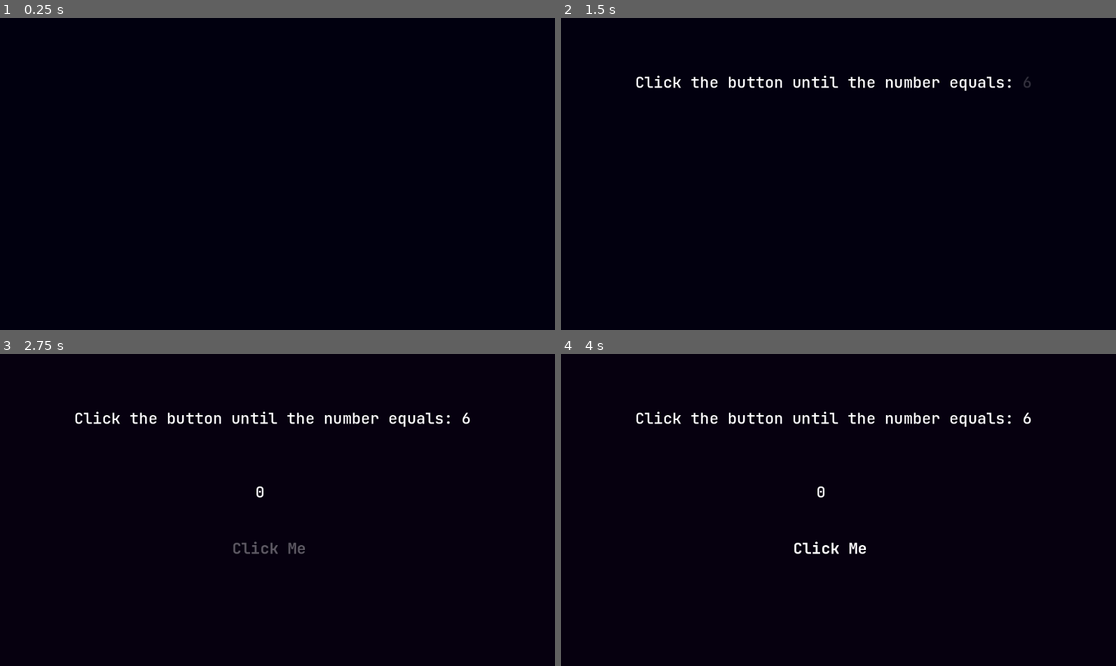
Above: before the commit, frames 1-4 (two rows, left to right).
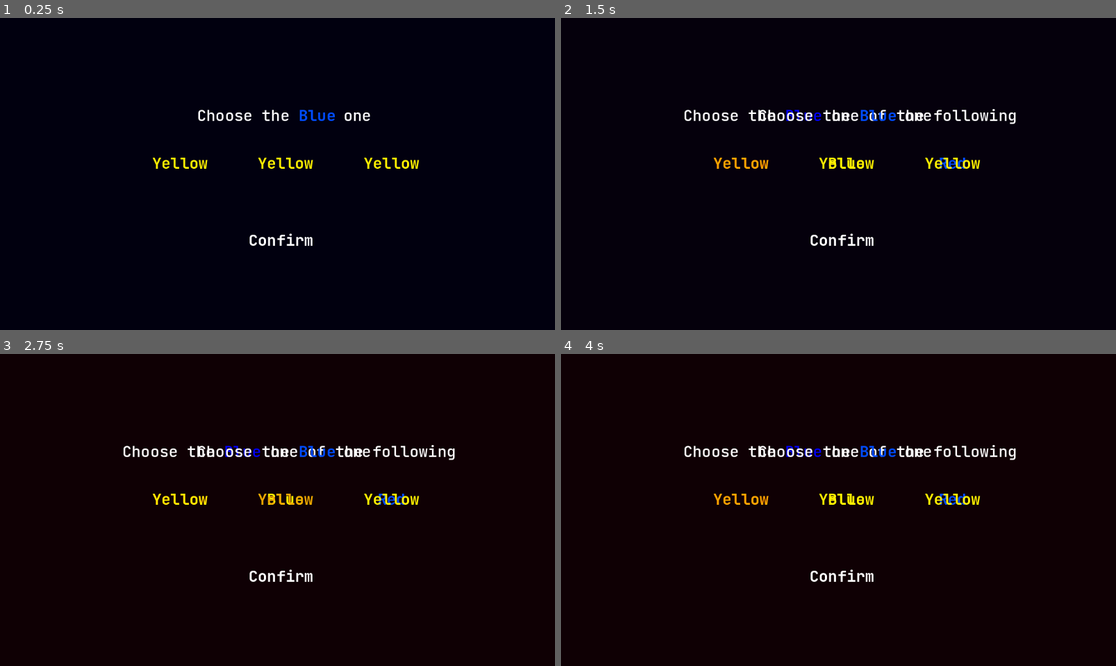
Above: after the commit, the same moments.

Repository: Ali-Wahbi/DTJ36-Theme-Random
Game: Godot game, scene res://Scenes/mainScene.tscn
The game is run twice, just before and just after one commit, with the same random seed, the same clock (stepped at 60 frames per second) and the same inputs.
Inputs (mouse positions are in pixels of both pictures, inside the frame that each line leads up to):
- Up to frame 1 (0.25 s): no input
- Up to frame 2 (1.5 s): click (877, 114) at 0.5 s, where only the run after the commit has a clickable "Blue"; click (738, 164) at 1.25 s, where only the run after the commit has a clickable "Yellow"
- Up to frame 3 (2.75 s): click (283, 500) at 2 s, where only the run after the commit has a clickable "Blue"
- Up to frame 4 (4 s): click (955, 500) at 2.75 s, where only the run after the commit has a clickable "Red"; click (738, 500) at 3.5 s, where only the run after the commit has a clickable "Yellow"

The runs differ from the first frame. In frame 1, 1.2% of the frame differs, in the area x 27-76%, y 29-74%; in frame 2, 2.9%; in frame 3, 3.2%; in frame 4, 3.2%, in the area x 13-85%, y 18-74%.

Commit message:
fourth and fifth challenges

Diff:
--- a/dtj36Random/Scenes/mainScene.tscn
+++ b/dtj36Random/Scenes/mainScene.tscn
@@ -15,12 +15,17 @@
 [ext_resource type="Texture2D" uid="uid://g52gdoxqbl78" path="res://Assets/Faces/REFLECTION-TEXT1.PNG" id="12_v2gni"]
 [ext_resource type="Script" uid="uid://ccwhr3gfugqlf" path="res://Scripts/title.gd" id="14_0bgj2"]
 [ext_resource type="Script" uid="uid://dbagrinubyeyy" path="res://Scripts/third_challenge.gd" id="15_oy1pr"]
-
-[node name="Main" type="Node2D" node_paths=PackedStringArray("challengeOne", "challengeTwo", "challengeThree", "title", "bg")]
+[ext_resource type="Script" uid="uid://cbvctah1vda0n" path="res://Scripts/fourth_challenge.gd" id="16_uu6ay"]
+[ext_resource type="Script" uid="uid://cnt2v7l85jmht" path="res://Scripts/fifth_challenge.gd" id="17_08630"]
+[ext_resource type="Script" uid="uid://cwqdroy74qc70" path="res://Scripts/sixth_challenge.gd" id="18_4djc3"]
+
+[node name="Main" type="Node2D" node_paths=PackedStringArray("challengeOne", "challengeTwo", "challengeThree", "challengeFour", "challengeFive", "title", "bg")]
 script = ExtResource("1_m8nr8")
 challengeOne = NodePath("FirstChallenge")
 challengeTwo = NodePath("SecondChallenge")
 challengeThree = NodePath("ThirdChallenge")
+challengeFour = NodePath("FourthChallenge")
+challengeFive = NodePath("FifthChallenge")
 title = NodePath("Title")
 bg = NodePath("Control/ColorRect")
 challengeOneBG = Color(0.023529412, 0, 0.05882353, 1)
@@ -35,7 +40,6 @@
 titleDelay = 0.9
 
 [node name="CanvasLayer" type="CanvasLayer" parent="."]
-visible = false
 
 [node name="Control" type="Control" parent="."]
 layout_mode = 3
@@ -59,6 +63,7 @@
 color = Color(0.003999996, 0, 0.06, 1)
 
 [node name="FirstChallenge" type="Node2D" parent="." node_paths=PackedStringArray("numberLabel", "showLabel", "resultLabel", "objectToShow")]
+visible = false
 script = ExtResource("1_hewda")
 numberLabel = NodePath("Control/GameLabel-Number")
 showLabel = NodePath("Control/GameLabel-Number2")
@@ -302,6 +307,292 @@
 text = "     "
 horizontal_alignment = 1
 
+[node name="FourthChallenge" type="Node2D" parent="." node_paths=PackedStringArray("gameLabel", "redButton", "yellowButton", "blueButton", "confirmButton", "resultLabel")]
+visible = false
+script = ExtResource("16_uu6ay")
+gameLabel = NodePath("Control2/GameLabel")
+redButton = NodePath("Control2/HBoxContainer/red")
+yellowButton = NodePath("Control2/HBoxContainer/yellow")
+blueButton = NodePath("Control2/HBoxContainer/blue")
+confirmButton = NodePath("Control2/VBoxContainer/GameButton4")
+resultLabel = NodePath("Control2/VBoxContainer/resultLabel")
+
+[node name="Control2" type="Control" parent="FourthChallenge"]
+layout_mode = 3
+anchors_preset = 15
+anchor_right = 1.0
+anchor_bottom = 1.0
+offset_right = 1158.0
+offset_bottom = 657.0
+grow_horizontal = 2
+grow_vertical = 2
+
+[node name="GameLabel" parent="FourthChallenge/Control2" instance=ExtResource("1_2c717")]
+layout_mode = 0
+offset_left = 254.0
+offset_top = 181.0
+offset_right = 927.0
+offset_bottom = 224.0
+text = "Choose the [color=blue]Blue[/color] one of the following"
+scroll_active = false
+
+[node name="HBoxContainer" type="HBoxContainer" parent="FourthChallenge/Control2"]
+layout_mode = 0
+offset_left = 266.0
+offset_top = 269.0
+offset_right = 921.0
+offset_bottom = 335.0
+
+[node name="red" parent="FourthChallenge/Control2/HBoxContainer" instance=ExtResource("2_ly6xb")]
+layout_mode = 2
+size_flags_horizontal = 3
+theme_override_colors/font_color = Color(1, 0, 0, 1)
+theme_override_colors/font_focus_color = Color(1, 0.089999974, 0.089999974, 1)
+theme_override_colors/font_pressed_color = Color(0.84, 0, 0, 1)
+theme_override_colors/font_hover_color = Color(1, 0.09019608, 0.09019608, 1)
+theme_override_colors/font_hover_pressed_color = Color(0.8392157, 0, 0, 1)
+text = "Yellow"
+
+[node name="yellow" parent="FourthChallenge/Control2/HBoxContainer" instance=ExtResource("2_ly6xb")]
+layout_mode = 2
+size_flags_horizontal = 3
+theme_override_colors/font_color = Color(1, 0.9490196, 0, 1)
+theme_override_colors/font_focus_color = Color(1, 1, 0.14999998, 1)
+theme_override_colors/font_pressed_color = Color(1, 0.85333335, 0.120000005, 1)
+theme_override_colors/font_hover_color = Color(0.95, 0.66499996, 0, 1)
+theme_override_colors/font_hover_pressed_color = Color(0.73, 0.65700006, 0, 1)
+text = "Blue"
+
+[node name="blue" parent="FourthChallenge/Control2/HBoxContainer" instance=ExtResource("2_ly6xb")]
+layout_mode = 2
+size_flags_horizontal = 3
+theme_override_colors/font_color = Color(0, 0.29999995, 1, 1)
+theme_override_colors/font_focus_color = Color(0.05533328, 0, 0.83, 1)
+theme_override_colors/font_pressed_color = Color(0, 0.5999999, 1, 1)
+theme_override_colors/font_hover_color = Color(0, 0.7599997, 0.95, 1)
+theme_override_colors/font_hover_pressed_color = Color(0, 0.5, 1, 1)
+text = "Red"
+
+[node name="VBoxContainer" type="VBoxContainer" parent="FourthChallenge/Control2"]
+layout_mode = 0
+offset_left = 439.0
+offset_top = 391.0
+offset_right = 727.0
+offset_bottom = 580.0
+
+[node name="GameButton4" parent="FourthChallenge/Control2/VBoxContainer" instance=ExtResource("2_ly6xb")]
+layout_mode = 2
+size_flags_horizontal = 3
+size_flags_vertical = 3
+text = "Confirm"
+
+[node name="resultLabel" parent="FourthChallenge/Control2/VBoxContainer" instance=ExtResource("1_2c717")]
+layout_mode = 2
+text = "     "
+horizontal_alignment = 1
+
+[node name="FifthChallenge" type="Node2D" parent="." node_paths=PackedStringArray("gameLabel", "redButton", "yellowButton", "blueButton", "confirmButton", "resultLabel", "realChallengeLabel")]
+visible = false
+script = ExtResource("17_08630")
+gameLabel = NodePath("Control2/GameLabel")
+redButton = NodePath("Control2/HBoxContainer/yellow")
+yellowButton = NodePath("Control2/HBoxContainer/yellow2")
+blueButton = NodePath("Control2/HBoxContainer/yellow3")
+confirmButton = NodePath("Control2/VBoxContainer/GameButton4")
+resultLabel = NodePath("Control2/VBoxContainer/resultLabel")
+realChallengeLabel = NodePath("Control2/Challenge")
+
+[node name="Control2" type="Control" parent="FifthChallenge"]
+layout_mode = 3
+anchors_preset = 15
+anchor_right = 1.0
+anchor_bottom = 1.0
+offset_right = 1158.0
+offset_bottom = 657.0
+grow_horizontal = 2
+grow_vertical = 2
+
+[node name="Challenge" parent="FifthChallenge/Control2" instance=ExtResource("1_2c717")]
+modulate = Color(1, 1, 1, 0)
+layout_mode = 0
+offset_left = 19.0
+offset_top = 132.0
+offset_right = 1186.0
+offset_bottom = 472.0
+theme_override_font_sizes/normal_font_size = 128
+text = "The Real
+Challenge is..."
+horizontal_alignment = 1
+
+[node name="GameLabel" parent="FifthChallenge/Control2" instance=ExtResource("1_2c717")]
+layout_mode = 0
+offset_left = 254.0
+offset_top = 181.0
+offset_right = 927.0
+offset_bottom = 224.0
+text = "Choose the most Yellow-ish one"
+scroll_active = false
+horizontal_alignment = 1
+
+[node name="HBoxContainer" type="HBoxContainer" parent="FifthChallenge/Control2"]
+layout_mode = 0
+offset_left = 266.0
+offset_top = 269.0
+offset_right = 921.0
+offset_bottom = 335.0
+
+[node name="yellow" parent="FifthChallenge/Control2/HBoxContainer" instance=ExtResource("2_ly6xb")]
+layout_mode = 2
+size_flags_horizontal = 3
+theme_override_colors/font_color = Color(1, 0.9490196, 0, 1)
+theme_override_colors/font_focus_color = Color(1, 1, 0.14999998, 1)
+theme_override_colors/font_pressed_color = Color(1, 0.85333335, 0.120000005, 1)
+theme_override_colors/font_hover_color = Color(0.95, 0.66499996, 0, 1)
+theme_override_colors/font_hover_pressed_color = Color(0.73, 0.65700006, 0, 1)
+text = "Yellow"
+
+[node name="yellow2" parent="FifthChallenge/Control2/HBoxContainer" instance=ExtResource("2_ly6xb")]
+layout_mode = 2
+size_flags_horizontal = 3
+theme_override_colors/font_color = Color(1, 0.9490196, 0, 1)
+theme_override_colors/font_focus_color = Color(1, 1, 0.14999998, 1)
+theme_override_colors/font_pressed_color = Color(1, 0.85333335, 0.120000005, 1)
+theme_override_colors/font_hover_color = Color(0.95, 0.66499996, 0, 1)
+theme_override_colors/font_hover_pressed_color = Color(0.73, 0.65700006, 0, 1)
+text = "Yellow"
+
+[node name="yellow3" parent="FifthChallenge/Control2/HBoxContainer" instance=ExtResource("2_ly6xb")]
+layout_mode = 2
+size_flags_horizontal = 3
+theme_override_colors/font_color = Color(1, 0.9490196, 0, 1)
+theme_override_colors/font_focus_color = Color(1, 1, 0.14999998, 1)
+theme_override_colors/font_pressed_color = Color(1, 0.85333335, 0.120000005, 1)
+theme_override_colors/font_hover_color = Color(0.95, 0.66499996, 0, 1)
+theme_override_colors/font_hover_pressed_color = Color(0.73, 0.65700006, 0, 1)
+text = "Yellow"
+
+[node name="VBoxContainer" type="VBoxContainer" parent="FifthChallenge/Control2"]
+layout_mode = 0
+offset_left = 439.0
+offset_top = 391.0
+offset_right = 727.0
+offset_bottom = 580.0
+
+[node name="GameButton4" parent="FifthChallenge/Control2/VBoxContainer" instance=ExtResource("2_ly6xb")]
+layout_mode = 2
+size_flags_horizontal = 3
+size_flags_vertical = 3
+text = "Confirm"
+
+[node name="resultLabel" parent="FifthChallenge/Control2/VBoxContainer" instance=ExtResource("1_2c717")]
+layout_mode = 2
+text = "     "
+horizontal_alignment = 1
+
+[node name="SixthChallenge" type="Node2D" parent="."]
+script = ExtResource("18_4djc3")
+
+[node name="Control2" type="Control" parent="SixthChallenge"]
+layout_mode = 3
+anchors_preset = 15
+anchor_right = 1.0
+anchor_bottom = 1.0
+offset_right = 1158.0
+offset_bottom = 657.0
+grow_horizontal = 2
+grow_vertical = 2
+
+[node name="Challenge" parent="SixthChallenge/Control2" instance=ExtResource("1_2c717")]
+modulate = Color(1, 1, 1, 0)
+layout_mode = 0
+offset_left = 19.0
+offset_top = 132.0
+offset_right = 1186.0
+offset_bottom = 472.0
+theme_override_font_sizes/normal_font_size = 128
+text = "The Real
+Challenge is..."
+horizontal_alignment = 1
+
+[node name="GameLabel" parent="SixthChallenge/Control2" instance=ExtResource("1_2c717")]
+layout_mode = 0
+offset_left = 254.0
+offset_top = 181.0
+offset_right = 927.0
+offset_bottom = 224.0
+text = "Choose the 		one"
+scroll_active = false
+horizontal_alignment = 1
+
+[node name="Correct" parent="SixthChallenge/Control2" instance=ExtResource("2_ly6xb")]
+layout_mode = 0
+offset_left = 607.0
+offset_top = 181.0
+offset_right = 711.0
+offset_bottom = 224.0
+size_flags_horizontal = 3
+theme_override_colors/font_color = Color(0, 0.29999995, 1, 1)
+theme_override_colors/font_focus_color = Color(0.05533328, 0, 0.83, 1)
+theme_override_colors/font_pressed_color = Color(0, 0.5999999, 1, 1)
+theme_override_colors/font_hover_color = Color(0, 0.7599997, 0.95, 1)
+theme_override_colors/font_hover_pressed_color = Color(0, 0.5, 1, 1)
+text = "Blue"
+
+[node name="HBoxContainer" type="HBoxContainer" parent="SixthChallenge/Control2"]
+layout_mode = 0
+offset_left = 266.0
+offset_top = 269.0
+offset_right = 921.0
+offset_bottom = 335.0
+
+[node name="left" parent="SixthChallenge/Control2/HBoxContainer" instance=ExtResource("2_ly6xb")]
+layout_mode = 2
+size_flags_horizontal = 3
+theme_override_colors/font_color = Color(1, 0.9490196, 0, 1)
+theme_override_colors/font_focus_color = Color(1, 1, 0.14999998, 1)
+theme_override_colors/font_pressed_color = Color(1, 0.85333335, 0.120000005, 1)
+theme_override_colors/font_hover_color = Color(0.95, 0.66499996, 0, 1)
+theme_override_colors/font_hover_pressed_color = Color(0.73, 0.65700006, 0, 1)
+text = "Yellow"
+
+[node name="mid" parent="SixthChallenge/Control2/HBoxContainer" instance=ExtResource("2_ly6xb")]
+layout_mode = 2
+size_flags_horizontal = 3
+theme_override_colors/font_color = Color(1, 0.9490196, 0, 1)
+theme_override_colors/font_focus_color = Color(1, 1, 0.14999998, 1)
+theme_override_colors/font_pressed_color = Color(1, 0.85333335, 0.120000005, 1)
+theme_override_colors/font_hover_color = Color(0.95, 0.66499996, 0, 1)
+theme_override_colors/font_hover_pressed_color = Color(0.73, 0.65700006, 0, 1)
+text = "Yellow"
+
+[node name="right" parent="SixthChallenge/Control2/HBoxContainer" instance=ExtResource("2_ly6xb")]
+layout_mode = 2
+size_flags_horizontal = 3
+theme_override_colors/font_color = Color(1, 0.9490196, 0, 1)
+theme_override_colors/font_focus_color = Color(1, 1, 0.14999998, 1)
+theme_override_colors/font_pressed_color = Color(1, 0.85333335, 0.120000005, 1)
+theme_override_colors/font_hover_color = Color(0.95, 0.66499996, 0, 1)
+theme_override_colors/font_hover_pressed_color = Color(0.73, 0.65700006, 0, 1)
+text = "Yellow"
+
+[node name="VBoxContainer" type="VBoxContainer" parent="SixthChallenge/Control2"]
+layout_mode = 0
+offset_left = 439.0
+offset_top = 391.0
+offset_right = 727.0
+offset_bottom = 580.0
+
+[node name="GameButton4" parent="SixthChallenge/Control2/VBoxContainer" instance=ExtResource("2_ly6xb")]
+layout_mode = 2
+size_flags_horizontal = 3
+size_flags_vertical = 3
+text = "Confirm"
+
+[node name="resultLabel" parent="SixthChallenge/Control2/VBoxContainer" instance=ExtResource("1_2c717")]
+layout_mode = 2
+text = "     "
+horizontal_alignment = 1
+
 [connection signal="pressed" from="FirstChallenge/Control/GameButton" to="FirstChallenge" method="_on_game_button_pressed"]
 [connection signal="value_changed" from="SecondChallenge/Control/HSlider" to="SecondChallenge" method="_on_h_slider_value_changed"]
 [connection signal="pressed" from="SecondChallenge/Control/GameButton" to="SecondChallenge" method="_on_game_button_pressed"]
@@ -309,3 +600,13 @@
 [connection signal="pressed" from="ThirdChallenge/Control2/HBoxContainer/yellow" to="ThirdChallenge" method="_on_yellow_pressed"]
 [connection signal="pressed" from="ThirdChallenge/Control2/HBoxContainer/blue" to="ThirdChallenge" method="_on_blue_pressed"]
 [connection signal="pressed" from="ThirdChallenge/Control2/VBoxContainer/GameButton4" to="ThirdChallenge" method="_on_game_button_4_pressed"]
+[connection signal="pressed" from="FourthChallenge/Control2/HBoxContainer/red" to="FourthChallenge" method="_on_red_pressed"]
+[connection signal="pressed" from="FourthChallenge/Control2/HBoxContainer/yellow" to="FourthChallenge" method="_on_yellow_pressed"]
+[connection signal="pressed" from="FourthChallenge/Control2/HBoxContainer/blue" to="FourthChallenge" method="_on_blue_pressed"]
+[connection signal="pressed" from="FourthChallenge/Control2/VBoxContainer/GameButton4" to="FourthChallenge" method="_on_game_button_4_pressed"]
+[connection signal="pressed" from="FifthChallenge/Control2/HBoxContainer/yellow" to="FifthChallenge" method="_on_yellow_left_pressed"]
+[connection signal="pressed" from="FifthChallenge/Control2/HBoxContainer/yellow2" to="FifthChallenge" method="_on_yellow_mid_pressed"]
+[connection signal="pressed" from="FifthChallenge/Control2/HBoxContainer/yellow3" to="FifthChallenge" method="_on_yellow_right_pressed"]
+[connection signal="pressed" from="FifthChallenge/Control2/VBoxContainer/GameButton4" to="FifthChallenge" method="_on_game_button_4_pressed"]
+[connection signal="pressed" from="SixthChallenge/Control2/Correct" to="SixthChallenge" method="_on_correct_pressed"]
+[connection signal="pressed" from="SixthChallenge/Control2/VBoxContainer/GameButton4" to="SixthChallenge" method="_on_game_button_4_pressed"]
--- /dev/null
+++ b/dtj36Random/Scripts/fifth_challenge.gd
@@ -0,0 +1,109 @@
+extends Node2D
+
+signal challengeIsDone
+signal allObjectsHidden
+
+@export var gameLabel: RichTextLabel
+@export var redButton: Button
+@export var yellowButton: Button
+@export var blueButton: Button
+@export var confirmButton: Button
+@export var resultLabel: RichTextLabel
+@export var realChallengeLabel: RichTextLabel
+
+@export var showDelay: float = 0.25
+
+var isChallengeDone: bool = false
+# Called when the node enters the scene tree for the first time.
+func _ready() -> void:
+	hideAllObjects(false, 0)
+	# showAllObjects()
+
+
+func _create_timer(time: float = 0) -> Signal:
+	return get_tree().create_timer(time).timeout
+
+func showAllObjects() -> void:
+	var duration = 0.25
+
+	gameLabel.visible = true
+	await tweenFade(gameLabel, 0, 1, duration + showDelay)
+
+	redButton.visible = true
+	yellowButton.visible = true
+	blueButton.visible = true
+	tweenFade(redButton, 0, 1, duration + showDelay)
+	tweenFade(yellowButton, 0, 1, duration + showDelay)
+	tweenFade(blueButton, 0, 1, duration + showDelay)
+
+
+func hideAllObjects(lastLabelInclude: bool = false, duration: float = 0.5) -> void:
+	tweenFade(gameLabel, 1, 0, duration)
+	tweenFade(redButton, 1, 0, duration)
+	tweenFade(yellowButton, 1, 0, duration)
+	tweenFade(blueButton, 1, 0, duration)
+	tweenFade(confirmButton, 1, 0, duration)
+
+	var addedTime: int = 0
+	if lastLabelInclude:
+		addedTime = 1
+		tweenFade(resultLabel, 1, 0, duration)
+
+	await _create_timer(duration * (5 + addedTime))
+	gameLabel.visible = false
+	redButton.visible = false
+	yellowButton.visible = false
+	blueButton.visible = false
+	confirmButton.visible = false
+	resultLabel.visible = false
+	realChallengeLabel.visible = false
+
+	allObjectsHidden.emit()
+
+
+func tweenFade(object: CanvasItem, from: float, to: float, duration: float) -> Signal:
+	var tween = create_tween().set_ease(Tween.EASE_IN_OUT).set_trans(Tween.TRANS_CUBIC)
+	object.modulate.a = from
+	tween.tween_property(object, "modulate:a", to, duration)
+	return tween.finished
+
+var isCorrectSelected: bool = false
+
+func _on_yellow_right_pressed() -> void:
+	isCorrectSelected = false
+	resultLabel.text = "Nop!"
+	showConfirmButton()
+
+func _on_yellow_left_pressed() -> void:
+	isCorrectSelected = true
+	showConfirmButton()
+
+func _on_yellow_mid_pressed() -> void:
+	isCorrectSelected = false
+	resultLabel.text = "Not this one"
+	showConfirmButton()
+
+func _on_game_button_4_pressed() -> void:
+	if isCorrectSelected:
+		resultLabel.text = "Correct!"
+		challengeIsDone.emit()
+		isChallengeDone = true
+
+	if not resultLabel.visible:
+		resultLabel.visible = true
+		tweenFade(resultLabel, 0, 1, 0.7)
+
+
+func showConfirmButton():
+	if confirmButton.visible or isChallengeDone:
+		return
+	confirmButton.visible = true
+	tweenFade(confirmButton, 0, 1, (0.5 + showDelay))
+
+func showFinalLabel():
+	realChallengeLabel.visible = true
+	tweenFade(realChallengeLabel, 0, 1, 0.2)
+
+func hideFinalLabel():
+	await tweenFade(realChallengeLabel, 1, 0, 0.2)
+	realChallengeLabel.visible = false
--- /dev/null
+++ b/dtj36Random/Scripts/fourth_challenge.gd
@@ -0,0 +1,102 @@
+extends Node2D
+
+signal challengeIsDone
+signal allObjectsHidden
+
+@export var gameLabel: RichTextLabel
+@export var redButton: Button
+@export var yellowButton: Button
+@export var blueButton: Button
+@export var confirmButton: Button
+@export var resultLabel: RichTextLabel
+
+
+@export var showDelay: float = 0.25
+
+var isChallengeDone: bool = false
+# Called when the node enters the scene tree for the first time.
+func _ready() -> void:
+	hideAllObjects(false, 0)
+	# showAllObjects()
+
+
+func _create_timer(time: float = 0) -> Signal:
+	return get_tree().create_timer(time).timeout
+
+func showAllObjects() -> void:
+	var duration = 0.25
+
+	gameLabel.visible = true
+	await tweenFade(gameLabel, 0, 1, duration + showDelay)
+
+	redButton.visible = true
+	yellowButton.visible = true
+	blueButton.visible = true
+	tweenFade(redButton, 0, 1, duration + showDelay)
+	tweenFade(yellowButton, 0, 1, duration + showDelay)
+	tweenFade(blueButton, 0, 1, duration + showDelay)
+
+
+func hideAllObjects(lastLabelInclude: bool = false, duration: float = 0.5) -> void:
+	tweenFade(gameLabel, 1, 0, duration)
+	tweenFade(redButton, 1, 0, duration)
+	tweenFade(yellowButton, 1, 0, duration)
+	tweenFade(blueButton, 1, 0, duration)
+	tweenFade(confirmButton, 1, 0, duration)
+
+	var addedTime: int = 0
+	if lastLabelInclude:
+		addedTime = 1
+		tweenFade(resultLabel, 1, 0, duration)
+
+	await _create_timer(duration * (5 + addedTime))
+	gameLabel.visible = false
+	redButton.visible = false
+	yellowButton.visible = false
+	blueButton.visible = false
+	confirmButton.visible = false
+	resultLabel.visible = false
+
+	allObjectsHidden.emit()
+
+
+func tweenFade(object: CanvasItem, from: float, to: float, duration: float) -> Signal:
+	var tween = create_tween().set_ease(Tween.EASE_IN_OUT).set_trans(Tween.TRANS_CUBIC)
+	object.modulate.a = from
+	tween.tween_property(object, "modulate:a", to, duration)
+	return tween.finished
+
+var isCorrectSelected: bool = false
+
+
+func _on_blue_pressed() -> void:
+	isCorrectSelected = false
+	showConfirmButton()
+
+
+func _on_yellow_pressed() -> void:
+	isCorrectSelected = true
+	showConfirmButton()
+
+func _on_red_pressed() -> void:
+	isCorrectSelected = false
+	showConfirmButton()
+
+func _on_game_button_4_pressed() -> void:
+	if isCorrectSelected:
+		resultLabel.text = "Correct!"
+		challengeIsDone.emit()
+		isChallengeDone = true
+	else:
+		resultLabel.text = "Wrong!"
+
+	if not resultLabel.visible:
+		resultLabel.visible = true
+		tweenFade(resultLabel, 0, 1, 0.7)
+
+
+func showConfirmButton():
+	if confirmButton.visible or isChallengeDone:
+		return
+	confirmButton.visible = true
+	tweenFade(confirmButton, 0, 1, (0.5 + showDelay))
--- a/dtj36Random/Scripts/main_scene_controller.gd
+++ b/dtj36Random/Scripts/main_scene_controller.gd
@@ -4,6 +4,9 @@
 @export var challengeTwo: Node2D
 @export var challengeThree: Node2D
 @export var challengeFour: Node2D
+@export var challengeFive: Node2D
+@export var challengeSix: Node2D
+@export var challengeSeven: Node2D
 @export var title: Node2D
 
 
@@ -14,6 +17,9 @@
 @export var titleBG: Color
 @export var challengeThreeBG: Color
 @export var challengeFourBG: Color
+@export var challengeFiveBG: Color
+@export var challengeSixBG: Color
+@export var challengeSevenBG: Color
 
 
 @export_group("Challenges Delays")
@@ -21,12 +27,19 @@
 @export var challengeTwoDelay: float
 @export var challengeThreeDelay: float
 @export var challengeFourDelay: float
+@export var challengeFiveDelay: float
+@export var challengeSixDelay: float
+@export var challengeSevenDelay: float
 @export var titleDelay: float
 
 var isChallengeOneDone: bool = false
 var isChallengeTwoDone: bool = false
 var isChallengeThreeDone: bool = false
 var isChallengeFourDone: bool = false
+var isChallengeFiveDone: bool = false
+var isChallengeSixDone: bool = false
+var isChallengeSevenDone: bool = false
+
 var isTitleDone: bool = false
 
 
@@ -35,13 +48,18 @@
 	hideAllChallenges()
 	setupSignals()
 
-	startChallengeOne()
+	# startChallengeOne()
+	startChallengeFour()
 
 
 func hideAllChallenges():
 	challengeOne.visible = false
 	challengeTwo.visible = false
 	challengeThree.visible = false
+	challengeFour.visible = false
+	challengeFive.visible = false
+	# challengeSix.visible = false
+	# challengeSeven.visible = false
 	title.visible = false
 
 
@@ -60,11 +78,41 @@
 	challengeTwo.showAllObjects()
 
 func startChallengeThree():
-	print("Starting challenge two")
+	print("Starting challenge three")
 	challengeThree.visible = true
 	tweenBG(challengeThreeBG)
 	await _create_timer(challengeThreeDelay)
 	challengeThree.showAllObjects()
+
+func startChallengeFour():
+	print("Starting challenge four")
+	challengeFour.visible = true
+	tweenBG(challengeFourBG)
+	await _create_timer(challengeFourDelay)
+	challengeFour.showAllObjects()
+
+
+func startChallengeFive():
+	print("Starting challenge 5")
+	challengeFive.visible = true
+	tweenBG(challengeFiveBG)
+	await _create_timer(challengeFiveDelay)
+	challengeFive.showAllObjects()
+
+func startChallengeSix():
+	print("Starting challenge 6")
+	challengeSix.visible = true
+	tweenBG(challengeSixBG)
+	await _create_timer(challengeSixDelay)
+	challengeSix.showAllObjects()
+
+
+func startChallengeSeven():
+	print("Starting challenge 7")
+	challengeSeven.visible = true
+	tweenBG(challengeSevenBG)
+	await _create_timer(challengeSevenDelay)
+	challengeSeven.showAllObjects()
 
 func startTitle():
 	print("Starting title")
@@ -81,6 +129,8 @@
 	challengeOne.challengeIsDone.connect(onChallengeOneDone)
 	challengeTwo.challengeIsDone.connect(onChallengeTwoDone)
 	challengeThree.challengeIsDone.connect(onChallengeThreeDone)
+	challengeFour.challengeIsDone.connect(onChallengeFourDone)
+	challengeFive.challengeIsDone.connect(onChallengeFiveDone)
 	title.challengeIsDone.connect(onTitleDone)
 
 
@@ -117,7 +167,35 @@
 	await _create_timer(1)
 	challengeThree.hideAllObjects(true)
 	await challengeThree.allObjectsHidden
-	# startTitle()
+	startChallengeFour()
+
+func onChallengeFourDone():
+	if isChallengeFourDone:
+		return
+	isChallengeFourDone = true
+	print("Challenge Four done")
+	await _create_timer(0.5)
+	challengeFour.hideAllObjects(true)
+	await challengeFour.allObjectsHidden
+	startChallengeFive()
+
+func onChallengeFiveDone():
+	if isChallengeFiveDone:
+		return
+	isChallengeFiveDone = true
+	print("Challenge Five done")
+
+	await _create_timer(0.5)
+	challengeFive.hideAllObjects(true)
+
+	await challengeFive.allObjectsHidden
+	challengeFive.showFinalLabel()
+
+	await _create_timer(2)
+	challengeFive.hideFinalLabel()
+
+	await _create_timer(0.5)
+
 
 func onTitleDone():
 	if isTitleDone:
Not shown: 1 places in dtj36Random/Scenes/mainScene.tscn that only renumber resources
Not shown, added: dtj36Random/Scripts/fifth_challenge.gd.uid
Not shown, added: dtj36Random/Scripts/fourth_challenge.gd.uid
